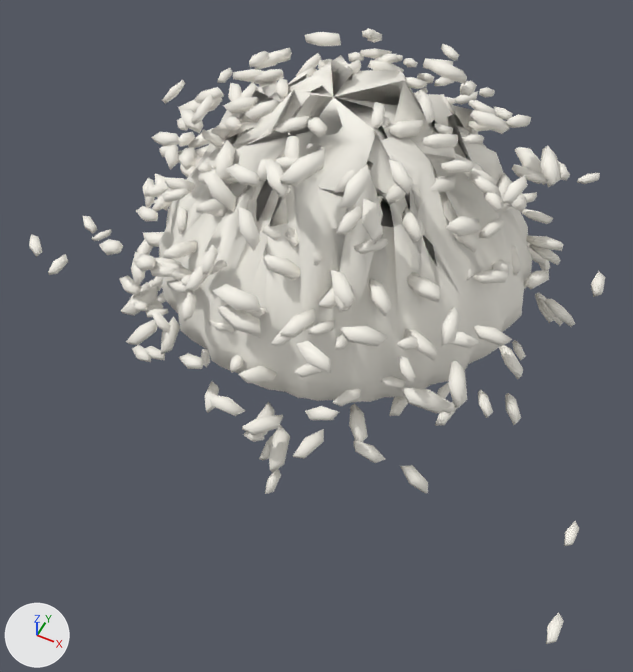
The FBX model UnitySource/Assets/_Assets/Meshes/Ingredients/ArrozCrudo.fbx: old version first, new version second.
The view is the same before and after, from a 50 mm lens placed at (0.094, -0.211, 0.26), pointed at (-0.001, -0.02, 0.022). Lighting does not change. The marker at lower left points along +X, +Y and +Z. The picture after the commit comes second.

The scene before the commit, as lines of its bpy script (objects in view):
```python
me_cone = bpy.data.meshes.new('Cone')
me_cone.from_pydata(...)  # 4955 vertices, 6051 faces; spans x -0.119..0.11, y -0.094..0.139, z 0.0..0.116
me_cone.materials.append(mat_m_arrozcrudo)  # white #f9f6ec
ob_arrozcrudo = bpy.data.objects.new('ArrozCrudo', me_cone)
ob_arrozcrudo.location = (0.0, 0.0, 0.0)
```
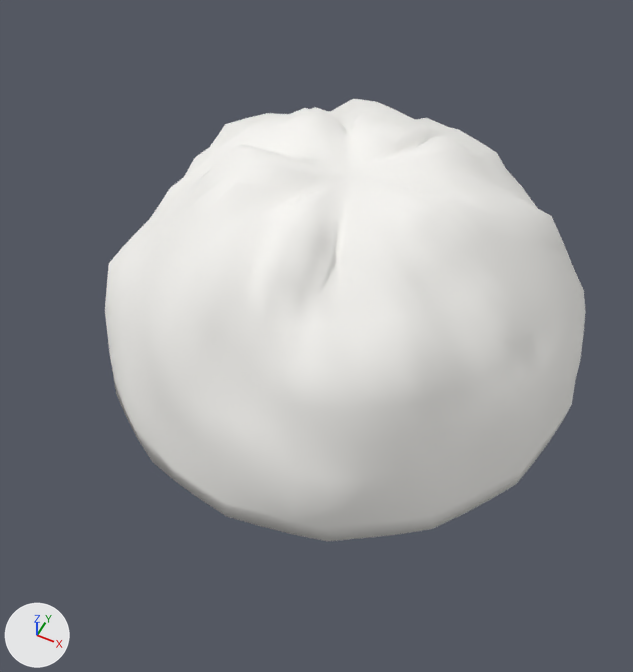
Location of each change, [x1, y1, x2, y2] in pixels of the pictures (633 x 672 px):
'ArrozCrudo', reshaped, turned, rescaled, recoloured: before [29, 28, 605, 644]; after [105, 99, 586, 541]
part 1 of me_cone, deleted: before [29, 28, 605, 644]
part 2 of me_cone, added: after [105, 99, 586, 541]

Patch to the scene script:
```diff
--- a/UnitySource/Assets/_Assets/Meshes/Ingredients/ArrozCrudo.fbx.py
+++ b/UnitySource/Assets/_Assets/Meshes/Ingredients/ArrozCrudo.fbx.py
@@ mat_riceraw @@
+mat_riceraw = principled_material('RiceRaw')
+mat_riceraw.base_color = (0.92, 0.91, 0.88)  # white #f6f5f1
+mat_riceraw.roughness = 0.9
@@ me_cone @@
 # used by ob_arrozcrudo; location = (0.0, 0.0, 0.0)
-me_cone.from_pydata(...)  # 4955 vertices, 6051 faces; spans x -0.119..0.11, y -0.094..0.139, z 0.0..0.116
-me_cone.materials.append(mat_m_arrozcrudo)  # white #f9f6ec
+me_cone.from_pydata(...)  # 529 vertices, 577 faces; spans x -9.002..9.048, y 0.124..8.84, z -9.08..8.952
+# me_cone part 1: 4955 vertices removed from x -0.119..0.11, y -0.094..0.139, z 0.0..0.116
+# me_cone part 2: 529 vertices added at x -9.002..9.048, y 0.124..8.84, z -9.08..8.952
+me_cone.materials.append(mat_riceraw)  # white #f6f5f1
@@ ob_arrozcrudo @@
 ob_arrozcrudo.location = (0.0, 0.0, 0.0)
+ob_arrozcrudo.rotation_euler = (1.571, 0.0, 0.0)  # degrees (90, 0, 0)
+ob_arrozcrudo.scale = (0.01, 0.01, 0.01)
```
